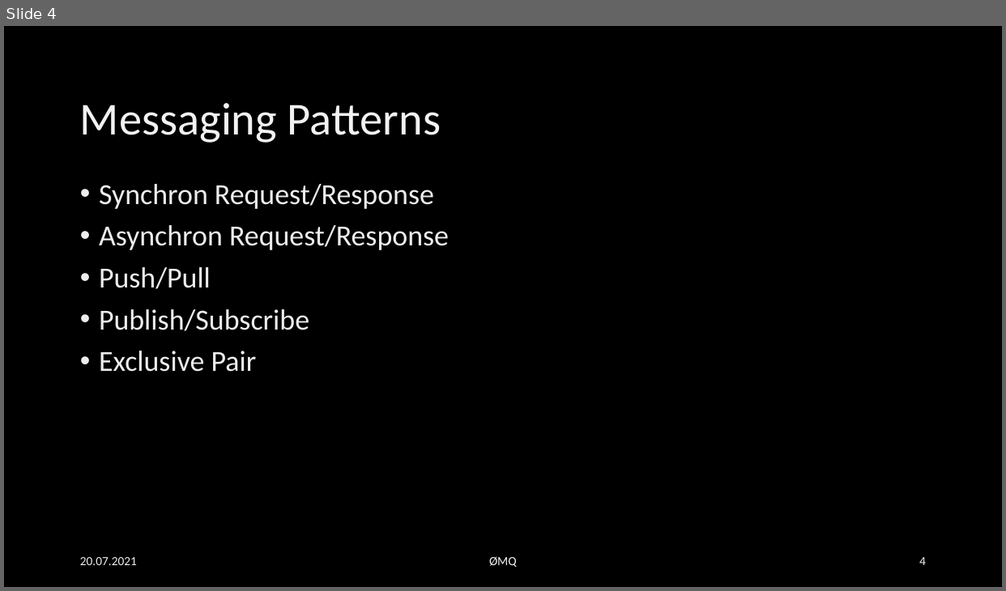
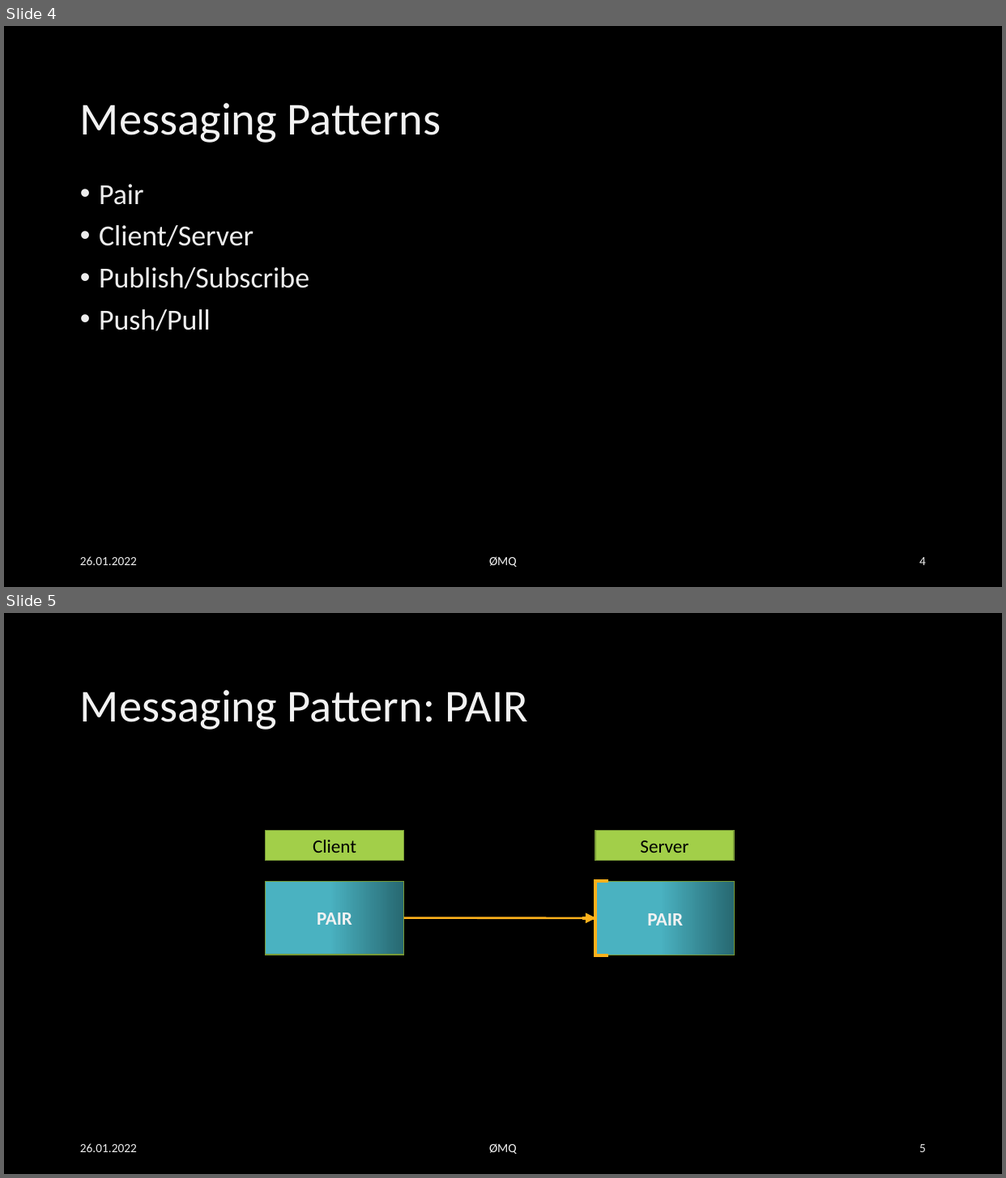
Before and after one commit to EsstBananeImEi/python_kurs, a slide deck: Materialien/Powerpoint/Einfuehrung in ZMQ.pptx. Shown one above the other, each under a label of ours: slide 4 before the commit, slides 4 and 5 after it. The pictures are 1006x591 and 1006x1178 pixels, drawn with LibreOffice and Linux fonts; fonts in the diff are those of the drawing; background and template pictures are left out. Boxes give left, top, right and bottom in pixels: in the first picture for what was removed or moved away, otherwise in the second. Text is boxed around its words. In the diff, an @@ line names an element or a change of style, - is before the commit and + after.

Commit message:
Design Patterns

```diff
--- a/Materialien/Powerpoint/Einfuehrung in ZMQ.pptx
+++ b/Materialien/Powerpoint/Einfuehrung in ZMQ.pptx
@@ slide 5 added at (4, 613, 1002, 1174), background picture (left out) @@
@@ title added at (80, 690, 528, 730), 44 pt, text #F2F2F2 @@
+Messaging Pattern: PAIR
@@ rectangle added at (266, 830, 404, 860), fill #A2CF49, outline #789936 1 pt, 18 pt, text #000000 @@
+Client
@@ rectangle added at (595, 830, 734, 860), fill #A2CF49, outline #789936 1 pt, 18 pt, text #000000 @@
+Server
@@ rectangle added at (266, 881, 404, 954), fill gradient #4AB2C1 to #276871, outline #789936 1 pt, 18 pt, text #F2F2F2, bold @@
+PAIR
@@ left brace added at (582, 881, 609, 955), outline #FCB11C 2.75 pt @@
@@ rectangle added at (596, 882, 735, 955), fill gradient #4AB2C1 to #276871, outline #789936 1 pt, 18 pt, text #F2F2F2, bold @@
+PAIR
@@ arrow added from (404, 918) to (596, 918), #FCB11C 2 pt @@
@@ text added at (80, 1144, 137, 1152), 12 pt, text gradient #9E9E9E to #EDEDED to #FFFFFF @@
+26.01.2022
@@ text added at (489, 1144, 517, 1154), 12 pt, text #F2F2F2 @@
+ØMQ
@@ page number added at (919, 1144, 926, 1152), 12 pt, text gradient #9E9E9E to #EDEDED to #FFFFFF @@
+5
@@ slide 4 changed as well @@
@@ text at (99, 184, 309, 289): text changed @@
-• Synchron Request/Response
-• Asynchron Request/Response
+• Pair
+• Client/Server
+• Publish/Subscribe
@@ text at (99, 310, 309, 372): paragraphs removed @@
-• Publish/Subscribe
-• Exclusive Pair
@@ text at (80, 557, 137, 565): text changed @@
-20.07.2021
+26.01.2022
```
Also in this commit, not shown: 5 other slides changed, 3 other slides added, 1 slide removed, 23 other files.
